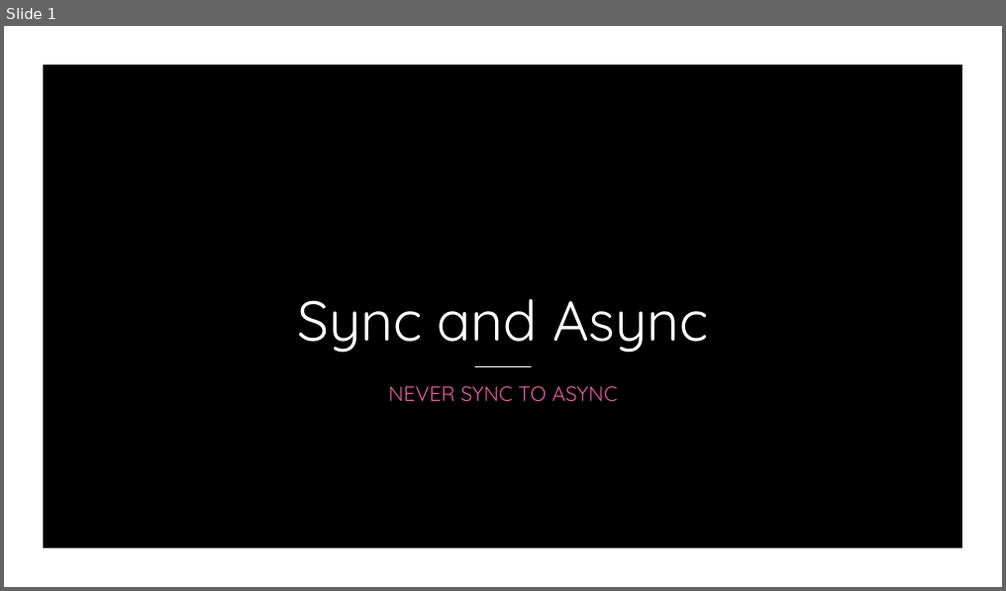
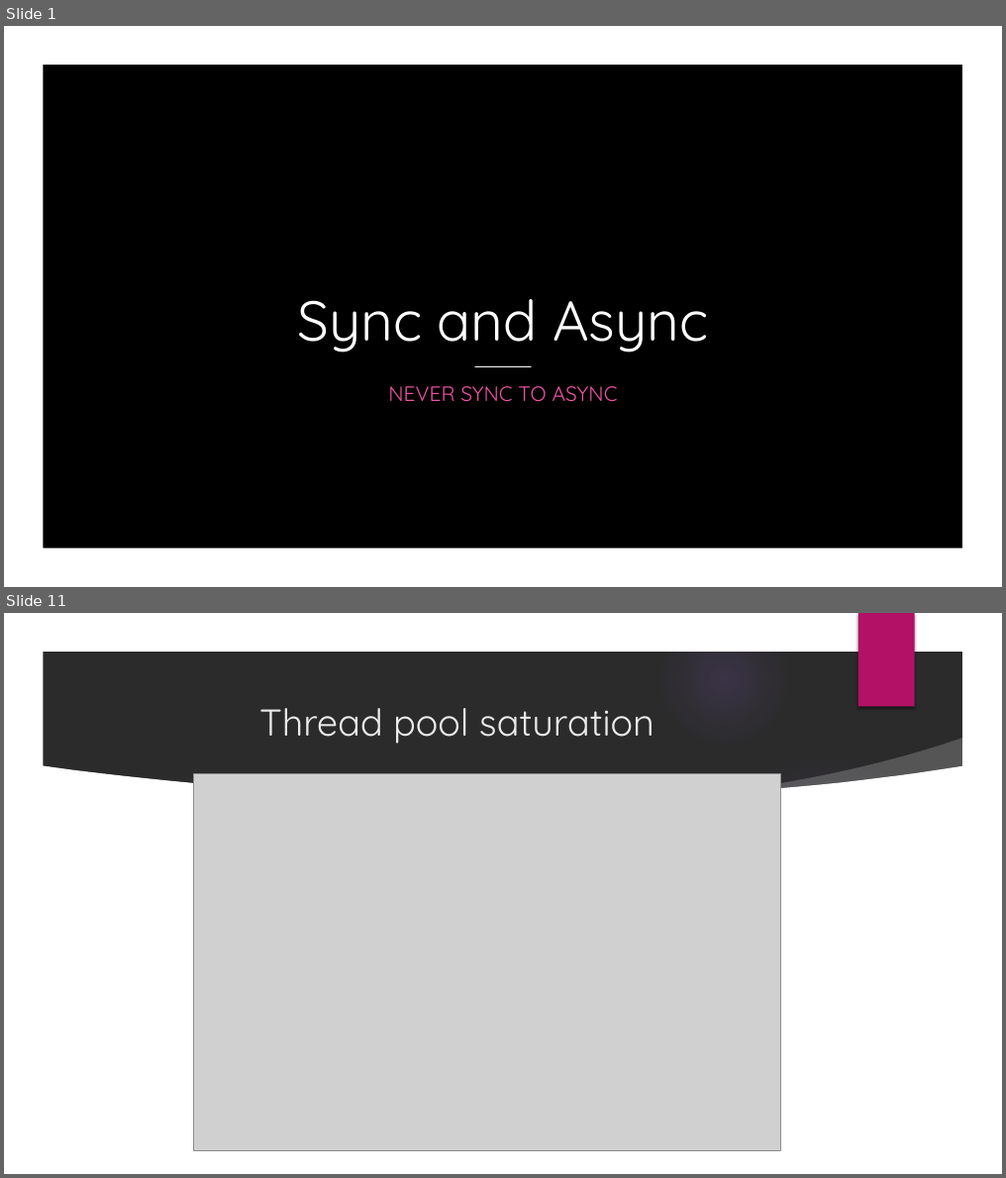
Before and after one commit to P47Phoenix/AsyncBestPractices, a slide deck: Presentation/Sync and Async.pptx. Shown one above the other, each under a label of ours: slide 1 before the commit, slides 1 and 11 after it; the slides between them are not shown. The pictures are 1006x591 and 1006x1178 pixels, drawn with LibreOffice and Linux fonts; fonts in the diff are those of the drawing; grey boxes stand for pictures; background and template pictures are left out; a plain dark background stands for a picture behind light text. Boxes give left, top, right and bottom in pixels: in the first picture for what was removed or moved away, otherwise in the second. Text is boxed around its words. In the diff, an @@ line names an element or a change of style, - is before the commit and + after.

```diff
--- a/Presentation/Sync and Async.pptx
+++ b/Presentation/Sync and Async.pptx
@@ slide 11 added at box(4, 613, 1002, 1174), background picture (left out); not listed: 1 template element that a slide beside it also shows @@
@@ group added at box(4, 613, 1002, 1174): 5 ellipses, 3 freeform shapes @@
@@ title added at box(259, 708, 654, 744), 36 pt, text #EBEBEB @@
+Thread pool saturation
@@ picture added at box(193, 774, 780, 1152) @@
```
Also in this commit, not shown: 1 slide changed, 11 other slides added, 5 other files.
